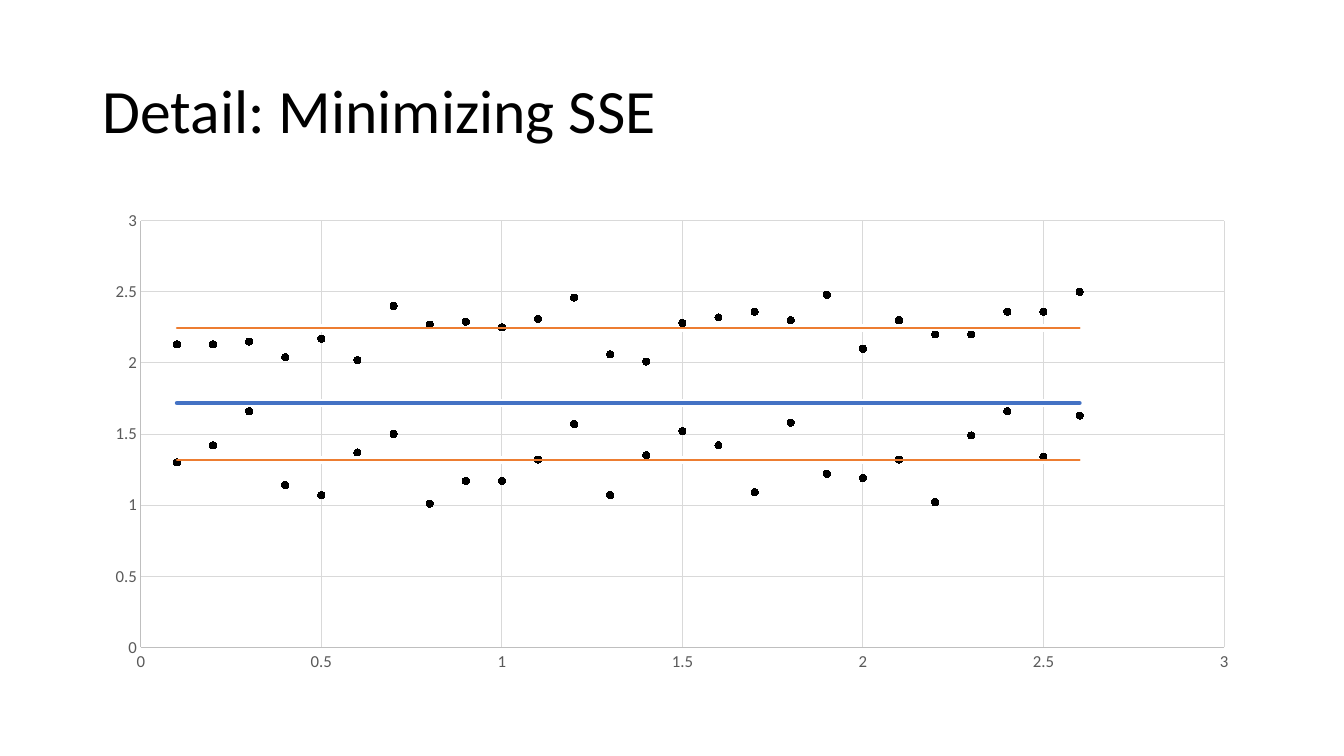
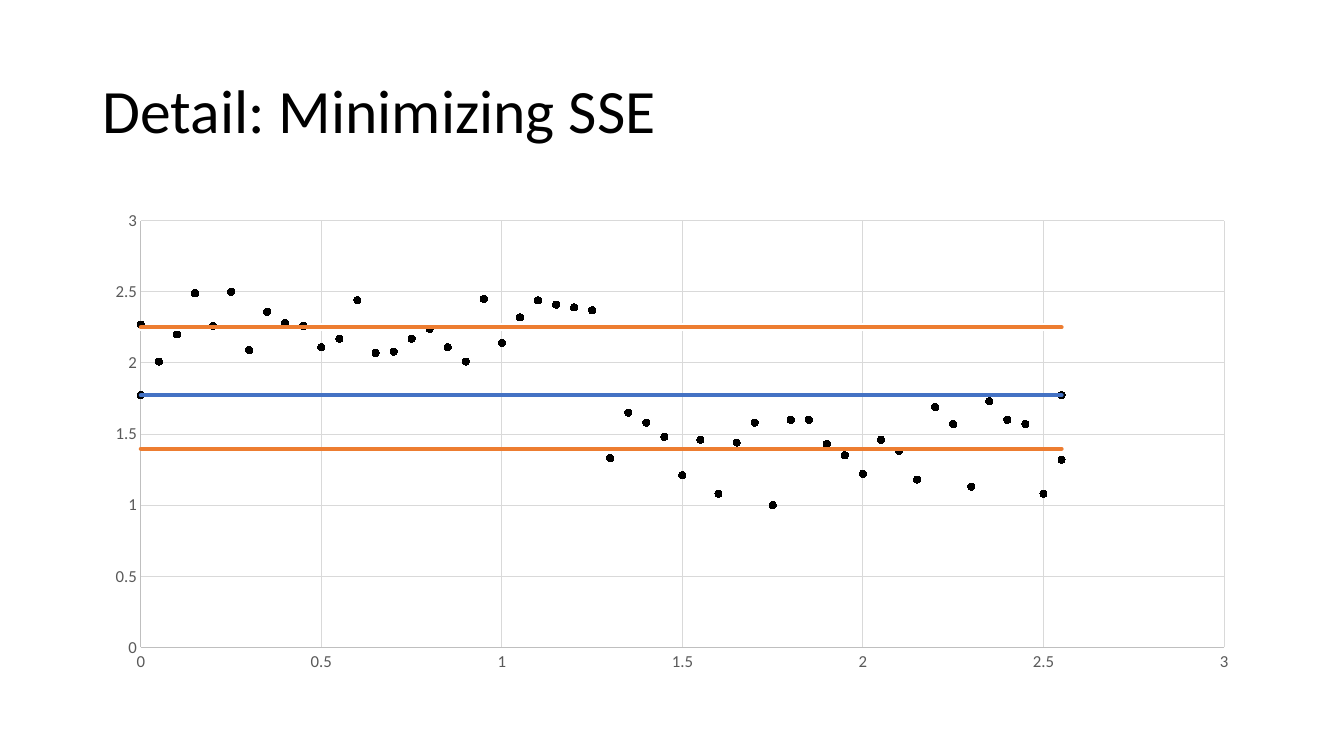
Before and after one commit to amoran57/thesis, a slide deck: slide 6 of Glynn Presentation.pptx (slide 7 before the commit). Drawn at 1344x756 pixels with LibreOffice and Linux fonts; fonts in the diff are those of the drawing. Boxes give left, top, right and bottom in pixels: in the first picture for what was removed or moved away, otherwise in the second. Text is boxed around its words. In the diff, an @@ line names an element or a change of style, - is before the commit and + after.

```diff
--- a/Glynn Presentation.pptx
+++ b/Glynn Presentation.pptx
@@ scatter chart at (x1=93, y1=202, x2=1252, y2=682) @@
-Series 1: (1, 2.25), (1.1, 2.31), (2.6, 2.5), (2.5, 2.36), (2.4, 2.36), (2.3, 2.2), (2.2, 2.2), (2.1, 2.3), (2, 2.1), (1.9, 2.48), (1.8, 2.3), (1.7, 2.36), (1.6, 2.32), (1.5, 2.28), (1.4, 2.01), (1.3, 2.06), (1.2, 2.46), (0.9, 2.29), (0.8, 2.27), (0.7, 2.4), (0.6, 2.02), (0.5, 2.17), (0.4, 2.04), (0.3, 2.15), (0.2, 2.13), (0.1, 2.13), (1, 1.17), (1.1, 1.32), (2.6, 1.63), (2.5, 1.34), (2.4, 1.66), (2.3, 1.49), (2.2, 1.02), (2.1, 1.32), (2, 1.19), (1.9, 1.22), (1.8, 1.58), (1.7, 1.09), (1.6, 1.42), (1.5, 1.52), (1.4, 1.35), (1.3, 1.07), (1.2, 1.57), (0.9, 1.17), (0.8, 1.01), (0.7, 1.5), (0.6, 1.37), (0.5, 1.07), (0.4, 1.14), (0.3, 1.66), (0.2, 1.42), (0.1, 1.3)
+Series 1: (0, 2.27), (0.05, 2.01), (0.1, 2.2), (0.15, 2.49), (0.2, 2.26), (0.25, 2.5), (0.3, 2.09), (0.35, 2.36), (0.4, 2.28), (0.45, 2.26), (0.5, 2.11), (0.55, 2.17), (0.6, 2.44), (0.65, 2.07), (0.7, 2.08), (0.75, 2.17), (0.8, 2.24), (0.85, 2.11), (0.9, 2.01), (0.95, 2.45), (1, 2.14), (1.05, 2.32), (1.1, 2.44), (1.15, 2.41), (1.2, 2.39), (1.25, 2.37), (1.3, -), (1.35, -), (1.4, -), (1.45, -), (1.5, -), (1.55, -), (1.6, -), (1.65, -), (1.7, -), (1.75, -), (1.8, -), (1.85, -), (1.9, -), (1.95, -), (2, -), (2.05, -), (2.1, -), (2.15, -), (2.2, -), (2.25, -), (2.3, -), (2.35, -), (2.4, -), (2.45, -), (2.5, -), (2.55, -)
-Series 2: (1, 1.72), (1.1, 1.72), (2.6, 1.72), (2.5, 1.72), (2.4, 1.72), (2.3, 1.72), (2.2, 1.72), (2.1, 1.72), (2, 1.72), (1.9, 1.72), (1.8, 1.72), (1.7, 1.72), (1.6, 1.72), (1.5, 1.72), (1.4, 1.72), (1.3, 1.72), (1.2, 1.72), (0.9, 1.72), (0.8, 1.72), (0.7, 1.72), (0.6, 1.72), (0.5, 1.72), (0.4, 1.72), (0.3, 1.72), (0.2, 1.72), (0.1, 1.72), (1, -), (1.1, -), (2.6, -), (2.5, -), (2.4, -), (2.3, -), (2.2, -), (2.1, -), (2, -), (1.9, -), (1.8, -), (1.7, -), (1.6, -), (1.5, -), (1.4, -), (1.3, -), (1.2, -), (0.9, -), (0.8, -), (0.7, -), (0.6, -), (0.5, -), (0.4, -), (0.3, -), (0.2, -), (0.1, -)
+Series 2: (0, -), (0.05, -), (0.1, -), (0.15, -), (0.2, -), (0.25, -), (0.3, -), (0.35, -), (0.4, -), (0.45, -), (0.5, -), (0.55, -), (0.6, -), (0.65, -), (0.7, -), (0.75, -), (0.8, -), (0.85, -), (0.9, -), (0.95, -), (1, -), (1.05, -), (1.1, -), (1.15, -), (1.2, -), (1.25, -), (1.3, 1.33), (1.35, 1.65), (1.4, 1.58), (1.45, 1.48), (1.5, 1.21), (1.55, 1.46), (1.6, 1.08), (1.65, 1.44), (1.7, 1.58), (1.75, 1), (1.8, 1.6), (1.85, 1.6), (1.9, 1.43), (1.95, 1.35), (2, 1.22), (2.05, 1.46), (2.1, 1.38), (2.15, 1.18), (2.2, 1.69), (2.25, 1.57), (2.3, 1.13), (2.35, 1.73), (2.4, 1.6), (2.45, 1.57), (2.5, 1.08), (2.55, 1.32)
@@ colour of Series 2 none to #000000 @@
-Series 3: (1, 2.24), (1.1, 2.24), (2.6, 2.24), (2.5, 2.24), (2.4, 2.24), (2.3, 2.24), (2.2, 2.24), (2.1, 2.24), (2, 2.24), (1.9, 2.24), (1.8, 2.24), (1.7, 2.24), (1.6, 2.24), (1.5, 2.24), (1.4, 2.24), (1.3, 2.24), (1.2, 2.24), (0.9, 2.24), (0.8, 2.24), (0.7, 2.24), (0.6, 2.24), (0.5, 2.24), (0.4, 2.24), (0.3, 2.24), (0.2, 2.24), (0.1, 2.24), (1, -), (1.1, -), (2.6, -), (2.5, -), (2.4, -), (2.3, -), (2.2, -), (2.1, -), (2, -), (1.9, -), (1.8, -), (1.7, -), (1.6, -), (1.5, -), (1.4, -), (1.3, -), (1.2, -), (0.9, -), (0.8, -), (0.7, -), (0.6, -), (0.5, -), (0.4, -), (0.3, -), (0.2, -), (0.1, -)
+Series 3: (0, 1.77), (0.05, -), (0.1, -), (0.15, -), (0.2, -), (0.25, -), (0.3, -), (0.35, -), (0.4, -), (0.45, -), (0.5, -), (0.55, -), (0.6, -), (0.65, -), (0.7, -), (0.75, -), (0.8, -), (0.85, -), (0.9, -), (0.95, -), (1, -), (1.05, -), (1.1, -), (1.15, -), (1.2, -), (1.25, -), (1.3, -), (1.35, -), (1.4, -), (1.45, -), (1.5, -), (1.55, -), (1.6, -), (1.65, -), (1.7, -), (1.75, -), (1.8, -), (1.85, -), (1.9, -), (1.95, -), (2, -), (2.05, -), (2.1, -), (2.15, -), (2.2, -), (2.25, -), (2.3, -), (2.35, -), (2.4, -), (2.45, -), (2.5, -), (2.55, 1.77)
@@ colour of Series 3 none to #000000 @@
-Series 4: (1, 1.32), (1.1, 1.32), (2.6, 1.32), (2.5, 1.32), (2.4, 1.32), (2.3, 1.32), (2.2, 1.32), (2.1, 1.32), (2, 1.32), (1.9, 1.32), (1.8, 1.32), (1.7, 1.32), (1.6, 1.32), (1.5, 1.32), (1.4, 1.32), (1.3, 1.32), (1.2, 1.32), (0.9, 1.32), (0.8, 1.32), (0.7, 1.32), (0.6, 1.32), (0.5, 1.32), (0.4, 1.32), (0.3, 1.32), (0.2, 1.32), (0.1, 1.32), (1, -), (1.1, -), (2.6, -), (2.5, -), (2.4, -), (2.3, -), (2.2, -), (2.1, -), (2, -), (1.9, -), (1.8, -), (1.7, -), (1.6, -), (1.5, -), (1.4, -), (1.3, -), (1.2, -), (0.9, -), (0.8, -), (0.7, -), (0.6, -), (0.5, -), (0.4, -), (0.3, -), (0.2, -), (0.1, -)
+Series 4: (0, 2.25), (0.05, 2.25), (0.1, 2.25), (0.15, 2.25), (0.2, 2.25), (0.25, 2.25), (0.3, 2.25), (0.35, 2.25), (0.4, 2.25), (0.45, 2.25), (0.5, 2.25), (0.55, 2.25), (0.6, 2.25), (0.65, 2.25), (0.7, 2.25), (0.75, 2.25), (0.8, 2.25), (0.85, 2.25), (0.9, 2.25), (0.95, 2.25), (1, 2.25), (1.05, 2.25), (1.1, 2.25), (1.15, 2.25), (1.2, 2.25), (1.25, 2.25), (1.3, 2.25), (1.35, 2.25), (1.4, 2.25), (1.45, 2.25), (1.5, 2.25), (1.55, 2.25), (1.6, 2.25), (1.65, 2.25), (1.7, 2.25), (1.75, 2.25), (1.8, 2.25), (1.85, 2.25), (1.9, 2.25), (1.95, 2.25), (2, 2.25), (2.05, 2.25), (2.1, 2.25), (2.15, 2.25), (2.2, 2.25), (2.25, 2.25), (2.3, 2.25), (2.35, 2.25), (2.4, 2.25), (2.45, 2.25), (2.5, 2.25), (2.55, 2.25)
+Series 5: (0, 1.4), (0.05, 1.4), (0.1, 1.4), (0.15, 1.4), (0.2, 1.4), (0.25, 1.4), (0.3, 1.4), (0.35, 1.4), (0.4, 1.4), (0.45, 1.4), (0.5, 1.4), (0.55, 1.4), (0.6, 1.4), (0.65, 1.4), (0.7, 1.4), (0.75, 1.4), (0.8, 1.4), (0.85, 1.4), (0.9, 1.4), (0.95, 1.4), (1, 1.4), (1.05, 1.4), (1.1, 1.4), (1.15, 1.4), (1.2, 1.4), (1.25, 1.4), (1.3, 1.4), (1.35, 1.4), (1.4, 1.4), (1.45, 1.4), (1.5, 1.4), (1.55, 1.4), (1.6, 1.4), (1.65, 1.4), (1.7, 1.4), (1.75, 1.4), (1.8, 1.4), (1.85, 1.4), (1.9, 1.4), (1.95, 1.4), (2, 1.4), (2.05, 1.4), (2.1, 1.4), (2.15, 1.4), (2.2, 1.4), (2.25, 1.4), (2.3, 1.4), (2.35, 1.4), (2.4, 1.4), (2.45, 1.4), (2.5, 1.4), (2.55, 1.4)
```
Also in this commit, not shown: 2 other slides changed, 2 slides added, 1 slide removed, 2 other files.
